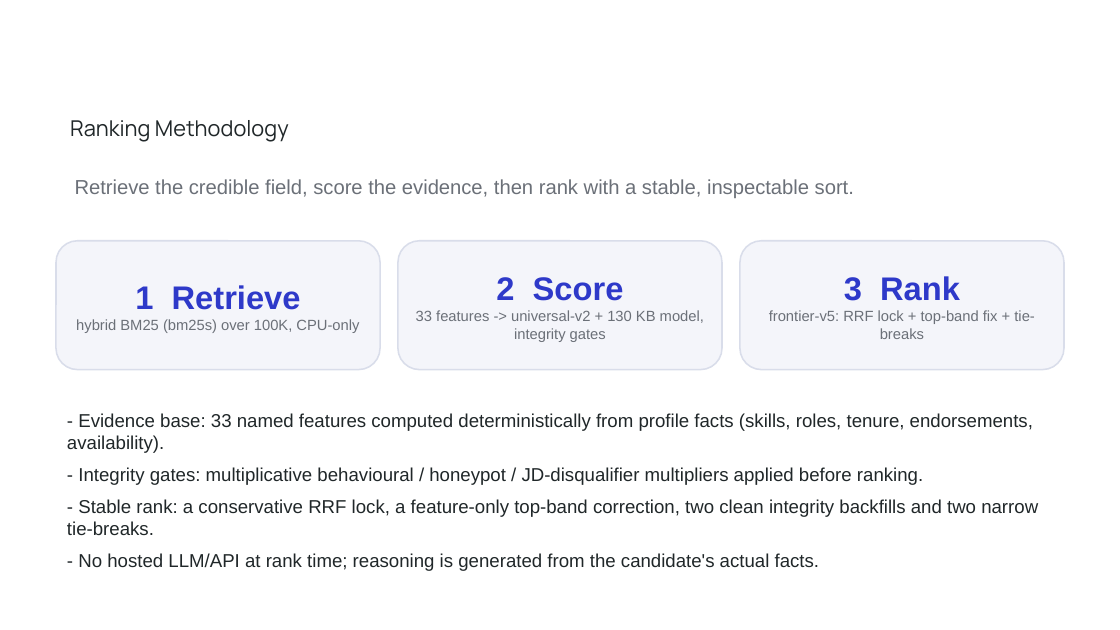
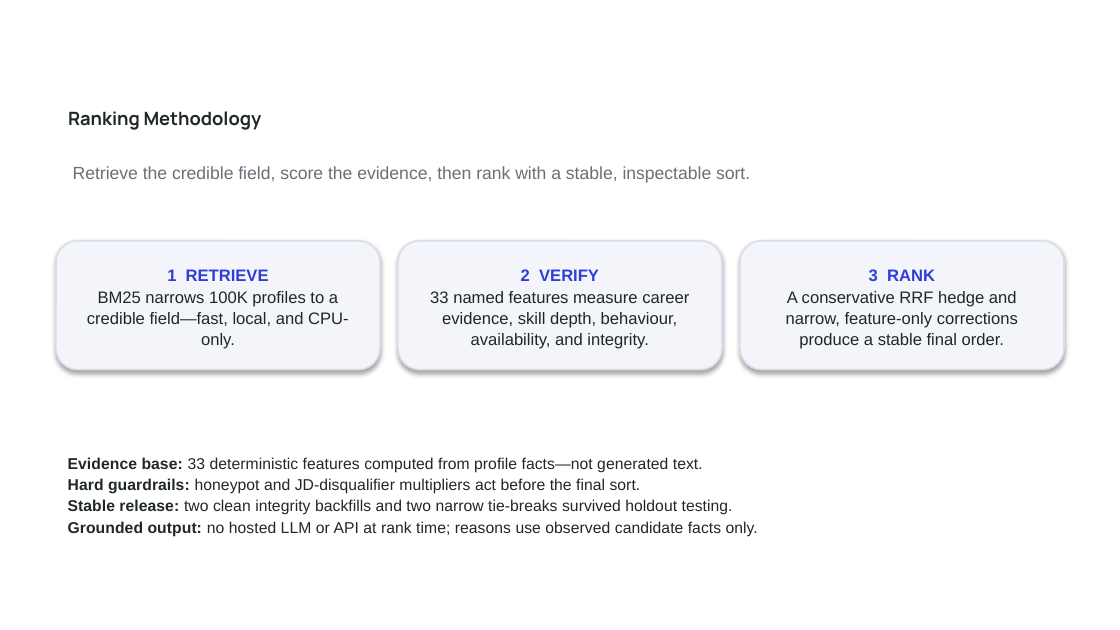
Before and after one commit to bansalbhunesh/redrob-hirefit-ranker, a slide deck: slide 4 of docs/HireFit_Submission_Deck.pptx. Drawn at 1120x630 pixels with LibreOffice and Linux fonts; fonts in the diff are those of the drawing; background and template pictures are left out. Boxes give left, top, right and bottom in pixels: in the first picture for what was removed or moved away, otherwise in the second. Text is boxed around its words. In the diff, an @@ line names an element or a change of style, - is before the commit and + after.

```diff
--- a/docs/HireFit_Submission_Deck.pptx
+++ b/docs/HireFit_Submission_Deck.pptx
@@ text "Ranking Methodology" at (x1=68, y1=111, x2=262, y2=130): size 14 to 11.8 pt, bold on; line spacing 1.15 to 1 @@
@@ text "Retrieve the credible field, score ..." at (x1=73, y1=166, x2=750, y2=183): size 13 to 11.2 pt, text colour #6B7078 to #687078; line spacing 1.5 to 1.12 @@
@@ text in rounded rectangle at (x1=87, y1=269, x2=349, y2=349): text changed; size 9.5 to 10.7 pt; text colour #6B7078 to #202729 @@
-1 Retrieve
-hybrid BM25 (bm25s) over 100K, CPU-only
+1 RETRIEVE
+BM25 narrows 100K profiles to a credible field—fast, local, and CPU-only.
@@ text in rounded rectangle at (x1=430, y1=269, x2=689, y2=349): text changed; size 9.5 to 10.7 pt; text colour #6B7078 to #202729 @@
-2 Score
-33 features -> universal-v2 + 130 KB model, integrity gates
+2 VERIFY
+33 named features measure career evidence, skill depth, behaviour, availability, and integrity.
@@ shadow on in 3 elements at (x1=56, y1=241, x2=380, y2=370), (x1=398, y1=241, x2=721, y2=370), (x1=740, y1=241, x2=1064, y2=370) @@
@@ text in rounded rectangle at (x1=786, y1=269, x2=1018, y2=349): text changed; size 9.5 to 10.7 pt; text colour #6B7078 to #202729 @@
-3 Rank
-frontier-v5: RRF lock + top-band fix + tie-breaks
+3 RANK
+A conservative RRF hedge and narrow, feature-only corrections produce a stable final order.
@@ text "Evidence base: 33 deterministic features ..." at (x1=68, y1=457, x2=758, y2=537): vertical alignment top to middle @@
@@ text at (x1=68, y1=457, x2=758, y2=537): text changed; size 12 to 10.1 pt @@
-- Evidence base: 33 named features computed deterministically from profile facts (skills, roles, tenure, endorsements, availability).
-- Integrity gates: multiplicative behavioural / honeypot / JD-disqualifier multipliers applied before ranking.
-- Stable rank: a conservative RRF lock, a feature-only top-band correction, two clean integrity backfills and two narrow tie-breaks.
-- No hosted LLM/API at rank time; reasoning is generated from the candidate's actual facts.
+Evidence base: 33 deterministic features computed from profile facts—not generated text.
+Hard guardrails: honeypot and JD-disqualifier multipliers act before the final sort.
+Stable release: two clean integrity backfills and two narrow tie-breaks survived holdout testing.
+Grounded output: no hosted LLM or API at rank time; reasons use observed candidate facts only.
```
Also in this commit, not shown: 9 other slides changed, 1 slide added, 1 slide removed.
